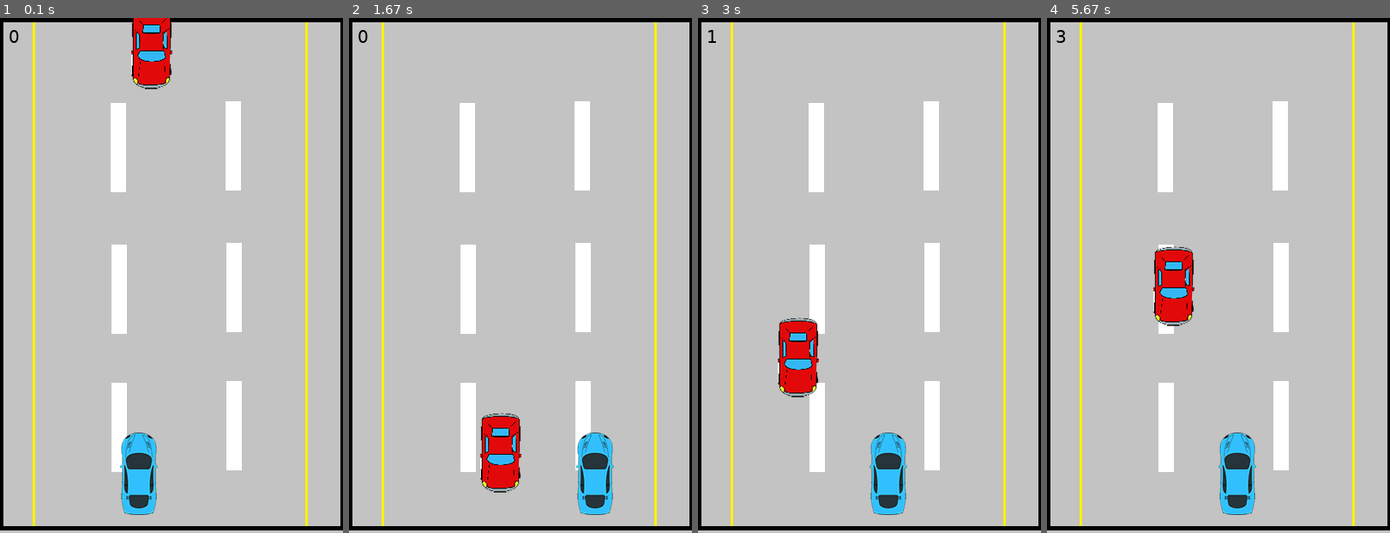
Above: before the commit, frames 1-4 (left to right).
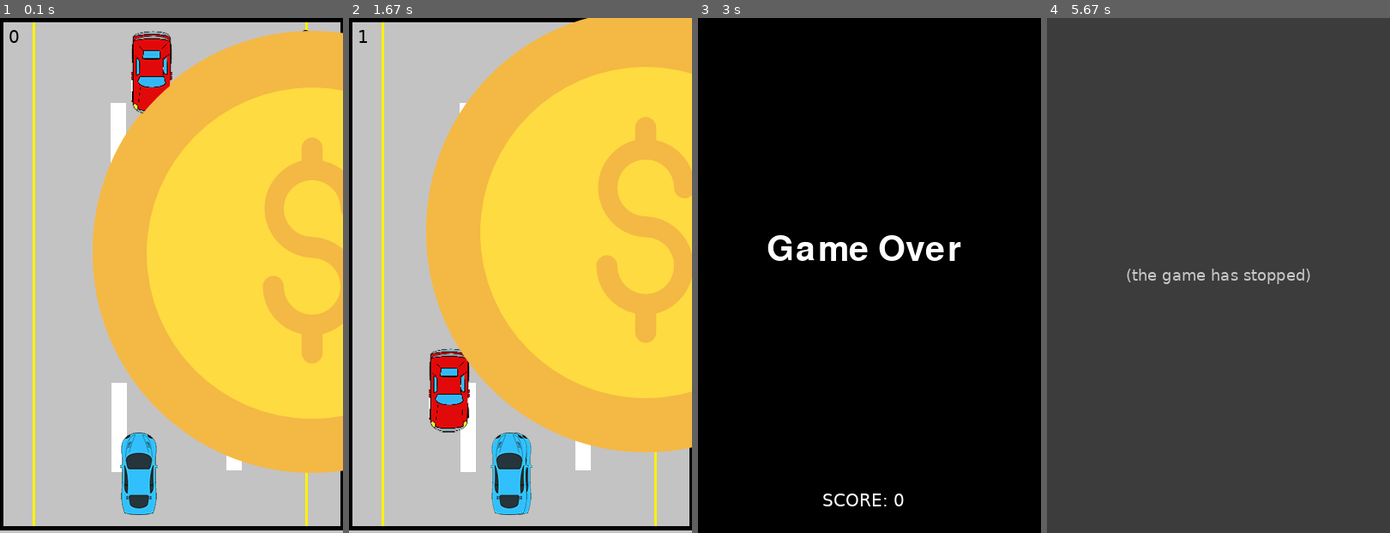
Above: after the commit, the same moments.

Repository: fdsfss/pygame
Game: pygame game, started from tsis8/tsis8.py
Same seed, same stepped clock (60 frames per second), same inputs: the game is played once before the commit and once after it.
Inputs:
- Up to frame 1 (0.1 s): no input
- Up to frame 2 (1.67 s): hold Right 0.33-0.8 s; hold Right 0.83-1.3 s; hold Left from 1.33 s (still down)
- Up to frame 3 (3 s): release Left at 1.87 s
- Up to frame 4 (5.67 s): no input

The runs differ from the first frame. In frame 1, 52% of the frame differs, in the area x 27-100%, y 0-97%; in frame 2, 60%; in frame 3, 96%; in frame 4, 99%, in the area x 0-100%, y 0-100%.
After the commit the program exited at 4.7 s; later frames show no game.

Commit message:
Add files via upload

Diff:
--- a/tsis8/tsis8.py
+++ b/tsis8/tsis8.py
@@ -1,4 +1,3 @@
-# Imports
 import pygame, sys
 from pygame.locals import *
 import random, time
@@ -21,13 +20,14 @@
 SCREEN_WIDTH = 400
 SCREEN_HEIGHT = 600
 SPEED = 5
+SPEED_COINS = random.randint(1, 5)
 SCORE = 0
 SCORE_COINS = 0
 
 # Setting up Fonts
-font = pygame.font.SysFont("Verdana", 60)
+font = pygame.font.SysFont("Comic Sans", 60)
 font_small = pygame.font.SysFont("Verdana", 20)
-game_over = font.render("Game Over", True, BLACK)
+game_over = font.render("Game Over", True, WHITE)
 
 background = pygame.image.load("AnimatedStreet.png")
 
@@ -74,17 +74,40 @@
             if pressed_keys[K_RIGHT]:
                 self.rect.move_ip(5, 0)
 
+P1 = Player()
+
+class Coin(pygame.sprite.Sprite):
+    def __init__(self):
+        super().__init__()
+        self.image = pygame.image.load("dollar.png")
+        self.surf = pygame.Surface((30, 30))
+        self.rect = self.surf.get_rect(center=(random.randint(25, SCREEN_WIDTH - 25), 0))
+
+    def move(self):
+        global SCORE_COINS
+        self.rect.move_ip(0, SPEED_COINS)
+        if (self.rect.bottom > 600):
+            self.rect.top = 0
+            self.rect.center = (random.randint(25, SCREEN_WIDTH - 25), 0)
+        if (self.rect.bottom > 480) and self.rect.right >= P1.rect.left and self.rect.left <= P1.rect.right:
+            SCORE_COINS += 1
+            self.rect.top = 0
 
 # Setting up Sprites
-P1 = Player()
 E1 = Enemy()
+C1 = Coin()
 
 # Creating Sprites Groups
 enemies = pygame.sprite.Group()
 enemies.add(E1)
+coins = pygame.sprite.Group()
+coins.add(C1)
 all_sprites = pygame.sprite.Group()
 all_sprites.add(P1)
 all_sprites.add(E1)
+all_sprites.add(C1)
+
+# Creating
 
 # Adding a new User event
 INC_SPEED = pygame.USEREVENT + 1
@@ -92,7 +115,6 @@
 
 # Game Loop
 while True:
-
     # Cycles through all events occuring
     for event in pygame.event.get():
         if event.type == INC_SPEED:
@@ -103,20 +125,27 @@
 
     DISPLAYSURF.blit(background, (0, 0))
     scores = font_small.render(str(SCORE), True, BLACK)
+    scores_c = font_small.render(str(SCORE_COINS), True, BLACK)
     DISPLAYSURF.blit(scores, (10, 10))
+    DISPLAYSURF.blit(scores_c, (350, 10))
 
     # Moves and Re-draws all Sprites
     for entity in all_sprites:
         DISPLAYSURF.blit(entity.image, entity.rect)
         entity.move()
+    for coin in all_sprites:
+        DISPLAYSURF.blit(coin.image, coin.rect)
+        coin.move()
 
     # To be run if collision occurs between Player and Enemy
     if pygame.sprite.spritecollideany(P1, enemies):
         pygame.mixer.Sound('crash.wav').play()
         time.sleep(1)
 
-        DISPLAYSURF.fill(RED)
-        DISPLAYSURF.blit(game_over, (30, 250))
+        DISPLAYSURF.fill(BLACK)
+        DISPLAYSURF.blit(game_over, (80, 250))
+        text = font_small.render("SCORE: " + str(SCORE_COINS), True, (255, 255, 255))
+        DISPLAYSURF.blit(text, (145, 550))
 
         pygame.display.update()
         for entity in all_sprites:
@@ -124,7 +153,5 @@
         time.sleep(2)
         pygame.quit()
         sys.exit()
-
     pygame.display.update()
     FramePerSec.tick(FPS)
-pygame.quit()
